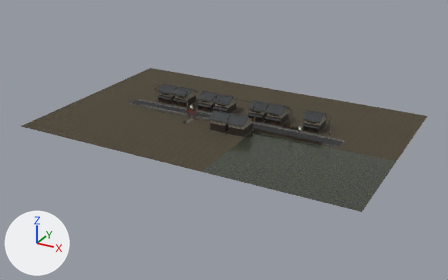
A saved change to the glTF model Assets/Street/street.glb.
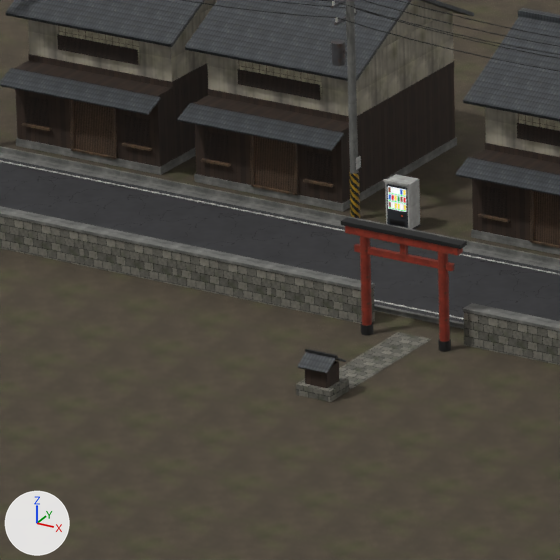
The first picture shows the older version from a camera (50 mm lens) standing at (112.0, -207.1, 94.7) and looking at (0.8, -5.0, -6.4). The close-ups show the older and then the newer version on the part from 35% to 46% of the width and 32% to 49% of the height of that picture. Only the edits that show in the close-ups are written down. Every picture has the same lights, and +X, +Y and +Z are marked at lower left. Where no turn or scale is listed for an object, it has been applied to the vertices.

Objects in the first close-up: 'ground', 'machiya.012', 'machiya.013', 'machiya.014', 'road.001', 'road.002', 'road.003', 'road.004', 'stone_wall.029', 'stone_wall.030', 'stone_wall.031', 'torii.033', 'utility_pole.046' and 5 more.
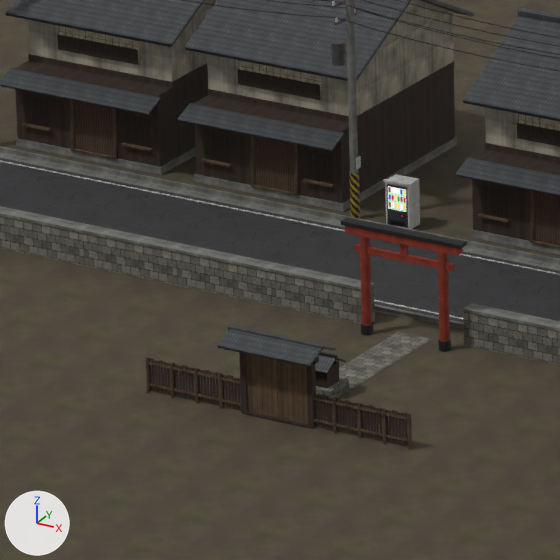
Location of each change, (x1, y1, x2, y2) in pixels of the close-ups (560 x 560 px):
'shrine_gate.035', added: after (217, 325, 336, 429)
    faces in mat_atom_wood_light (picture img_atom_wood_light): (246, 354, 308, 424)
    faces in mat_atom_roof_tile (picture img_atom_roof_tile): (217, 325, 336, 367)
    faces in mat_atom_wood_dark (picture img_atom_wood_dark): (239, 352, 319, 429)
'wood_fence.039', moved (not visible before): after (313, 393, 412, 450)
'wood_fence.038', moved (not visible before): after (146, 357, 241, 410)
'utility_pole.049', moved (not visible before): after (331, 0, 361, 218)
'utility_pole.046', moved (not visible afterwards): before (331, 0, 361, 218)

Diff of the bpy script that builds the scene:
```diff
--- a/Assets/Street/street.glb.py
+++ b/Assets/Street/street.glb.py
@@ me_atom_shrine_gate @@
+me_atom_shrine_gate.from_pydata(...)  # 112 vertices, 168 faces; spans x -1.9..1.9, y -0.87..0.87, z 0.0..3.09
+# faces by material slot: [60, 24, 48, 36]
+me_atom_shrine_gate.materials.append(mat_atom_wood_dark)  # picture img_atom_wood_dark
+me_atom_shrine_gate.materials.append(mat_atom_wood_light)  # picture img_atom_wood_light
+me_atom_shrine_gate.materials.append(mat_atom_metal_dark)  # picture img_atom_metal_dark
+me_atom_shrine_gate.materials.append(mat_atom_roof_tile)  # picture img_atom_roof_tile
@@ ob_utility_pole_046 @@
 ob_utility_pole_046 = bpy.data.objects.new('utility_pole.046', me_atom_utility_pole)
-ob_utility_pole_046.location = (-22.0, 4.0, 0.0)
+ob_utility_pole_046.location = (26.0, 4.0, 0.0)
 ob_utility_pole_046.rotation_euler = (0.0, 0.0, 1.571)  # degrees (0, 0, 90)
@@ ob_utility_pole_049 @@
 ob_utility_pole_049 = bpy.data.objects.new('utility_pole.049', me_atom_utility_pole)
-ob_utility_pole_049.location = (26.0, 4.0, 0.0)
+ob_utility_pole_049.location = (-22.0, 4.0, 0.0)
 ob_utility_pole_049.rotation_euler = (0.0, 0.0, 1.571)  # degrees (0, 0, 90)
@@ ob_wood_fence_038 @@
 ob_wood_fence_038 = bpy.data.objects.new('wood_fence.038', me_atom_wood_fence)
-ob_wood_fence_038.location = (16.0, -4.6, 0.0)
+ob_wood_fence_038.location = (-17.3, -13.8, 0.0)
 ob_wood_fence_038.rotation_euler = (0.0, 0.0, -3.142)  # degrees (0, 0, -180)
@@ ob_wood_fence_039 @@
 ob_wood_fence_039 = bpy.data.objects.new('wood_fence.039', me_atom_wood_fence)
-ob_wood_fence_039.location = (20.0, -4.6, 0.0)
+ob_wood_fence_039.location = (-10.7, -13.8, 0.0)
 ob_wood_fence_039.rotation_euler = (0.0, 0.0, -3.142)  # degrees (0, 0, -180)
@@ ob_shrine_gate_035 @@
+ob_shrine_gate_035 = bpy.data.objects.new('shrine_gate.035', me_atom_shrine_gate)
+ob_shrine_gate_035.location = (-14.0, -13.8, 0.0)
```
